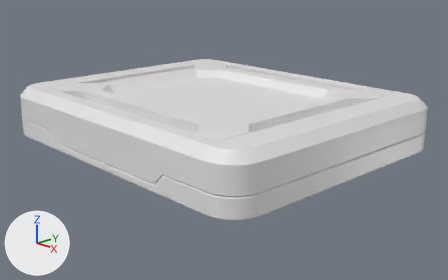
An edit to the Blender file ScifiCrate_Intro.blend, drawn before and after from the same camera.
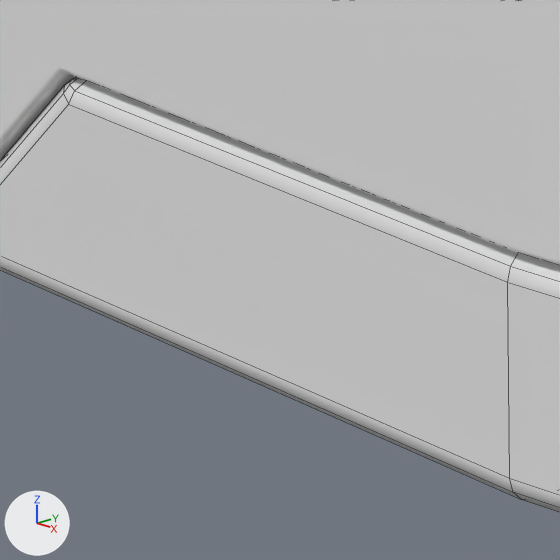
The first picture shows the older version from a 50 mm camera at (4.3, -3.93, 3.43) aimed at (0.11, 0.01, 1.72). The close-ups show both versions on the part from 35% to 47% of the width and 60% to 79% of the height of that picture; other places that the commit changed are outside them. The lights are fixed; the arrows at lower left show +X, +Y and +Z. The close-ups show mesh edges as thin lines.

The first close-up shows 'Crate_Lid_Bottom', 'Crate_Plastic'.
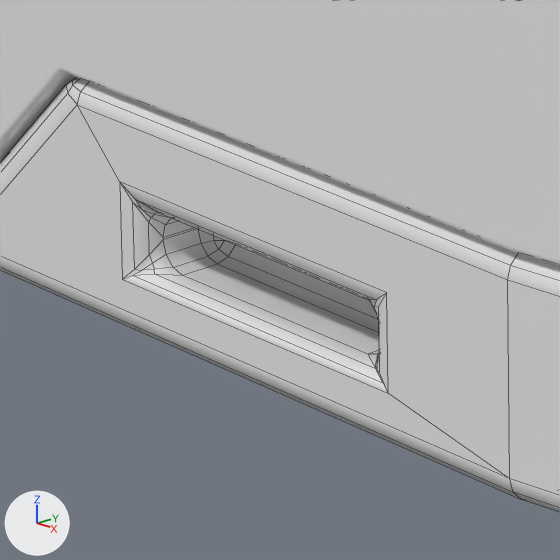
The edits, one by one:
Mesh me_cube_005 is new.
It is a box spanning x -0.69..0.25, y -0.96..0.96, z -0.06..0.11.
Object 'Crate_Lid_Bottom' (ob_crate_lid_bottom) gains a BOOLEAN modifier named 'Boolean'.
Modifier setting: object = ob_cube.
Object 'Cube' (ob_cube) is new; it shows me_cube_005.
Its location is (1.118, -1.491, 1.773).
Its scale is (0.261, 0.261, 0.261).
It is now shown.

Boxes [x1, y1, x2, y2] around the edits, measured in the close-ups (560 x 560 px):
'Crate_Lid_Bottom', modifiers changed
    both: [0, 77, 560, 512]
